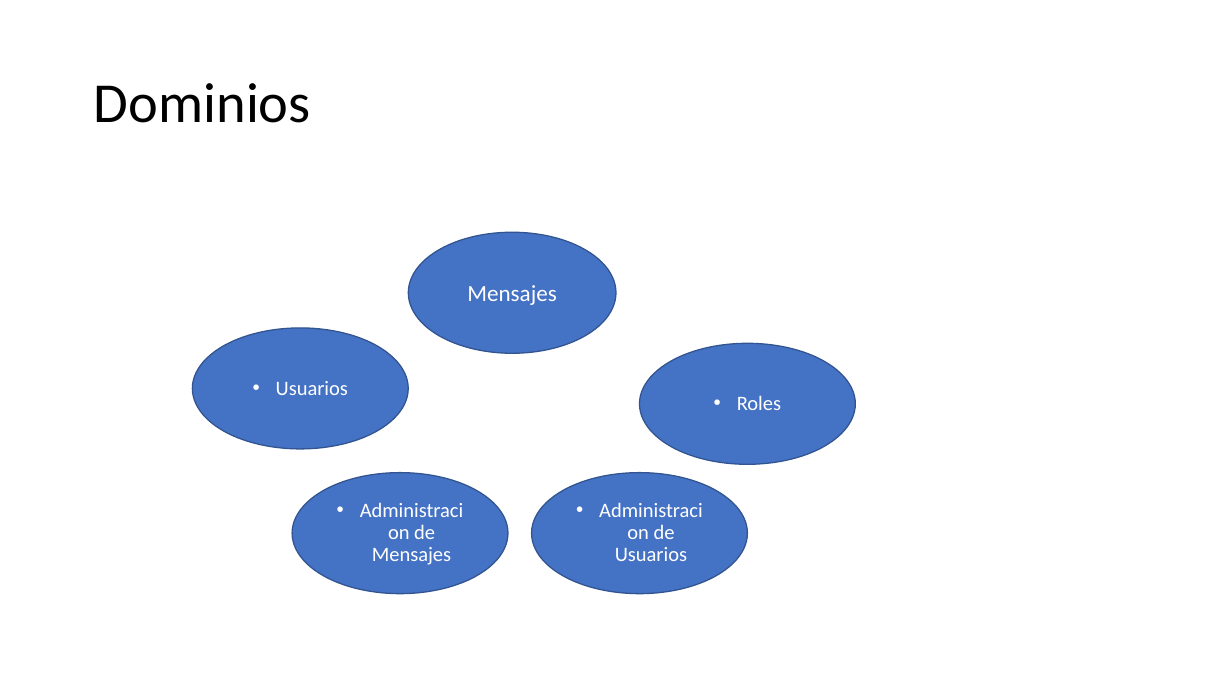
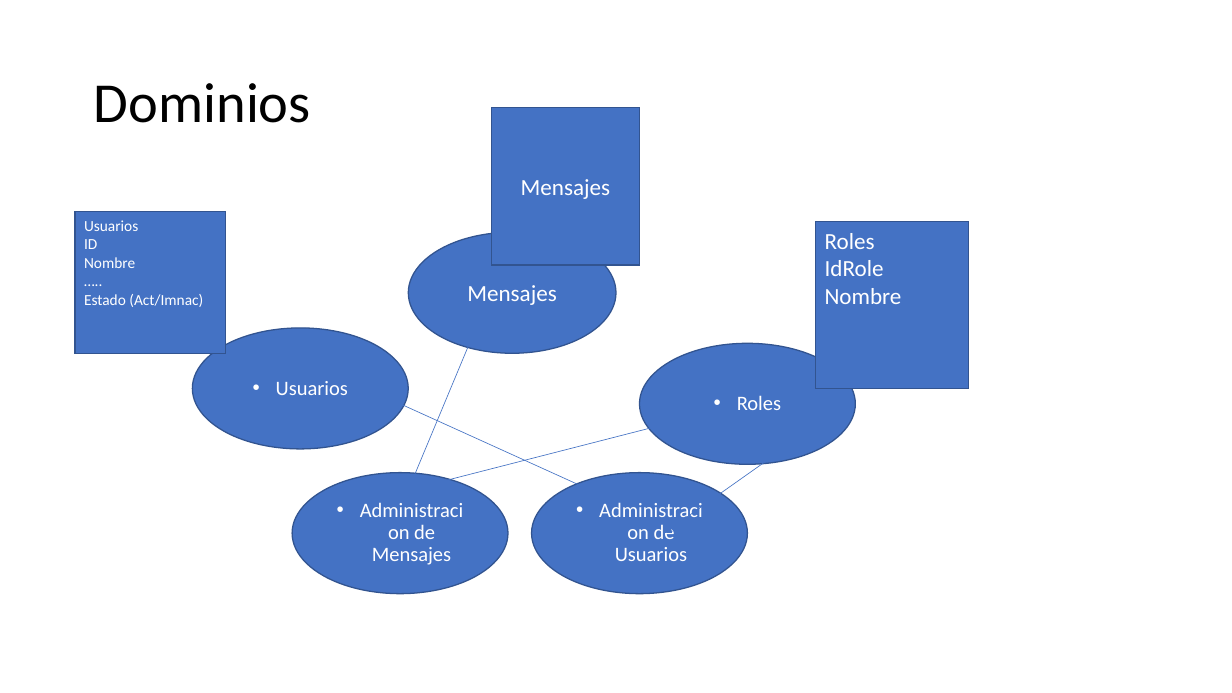
Before and after one commit to ziurregor/UDABOL_202202, a slide deck: slide 3 of Proyecto Final.pptx. Drawn at 1232x693 pixels with LibreOffice and Linux fonts; fonts in the diff are those of the drawing. Boxes give left, top, right and bottom in pixels: in the first picture for what was removed or moved away, otherwise in the second. Text is boxed around its words. In the diff, an @@ line names an element or a change of style, - is before the commit and + after.

```diff
--- a/Proyecto Final.pptx
+++ b/Proyecto Final.pptx
@@ rectangle added at bbox=[492, 107, 640, 264], fill #4472C4, outline #325491 1 pt, 18 pt, text #FFFFFF @@
+Mensajes
@@ rectangle added at bbox=[75, 212, 226, 354], fill #4472C4, outline #325491 1 pt, 12 pt, text #FFFFFF @@
+Usuarios
+ID
+Nombre
+…..
+Estado (Act/Imnac)
@@ rectangle added at bbox=[816, 222, 969, 389], fill #4472C4, outline #325491 1 pt, 18 pt, text #FFFFFF @@
+Roles
+IdRole
+Nombre
@@ arrow added from (473, 335) to (409, 490), #4472C4 0.5 pt @@
@@ arrow added from (400, 404) to (591, 490), #4472C4 0.5 pt @@
@@ arrow added from (665, 424) to (409, 490), #4472C4 0.5 pt @@
@@ arrow added from (784, 449) to (665, 533), #4472C4 0.5 pt @@
```
Also in this commit, not shown: 1 other slide changed, 10 other files.
